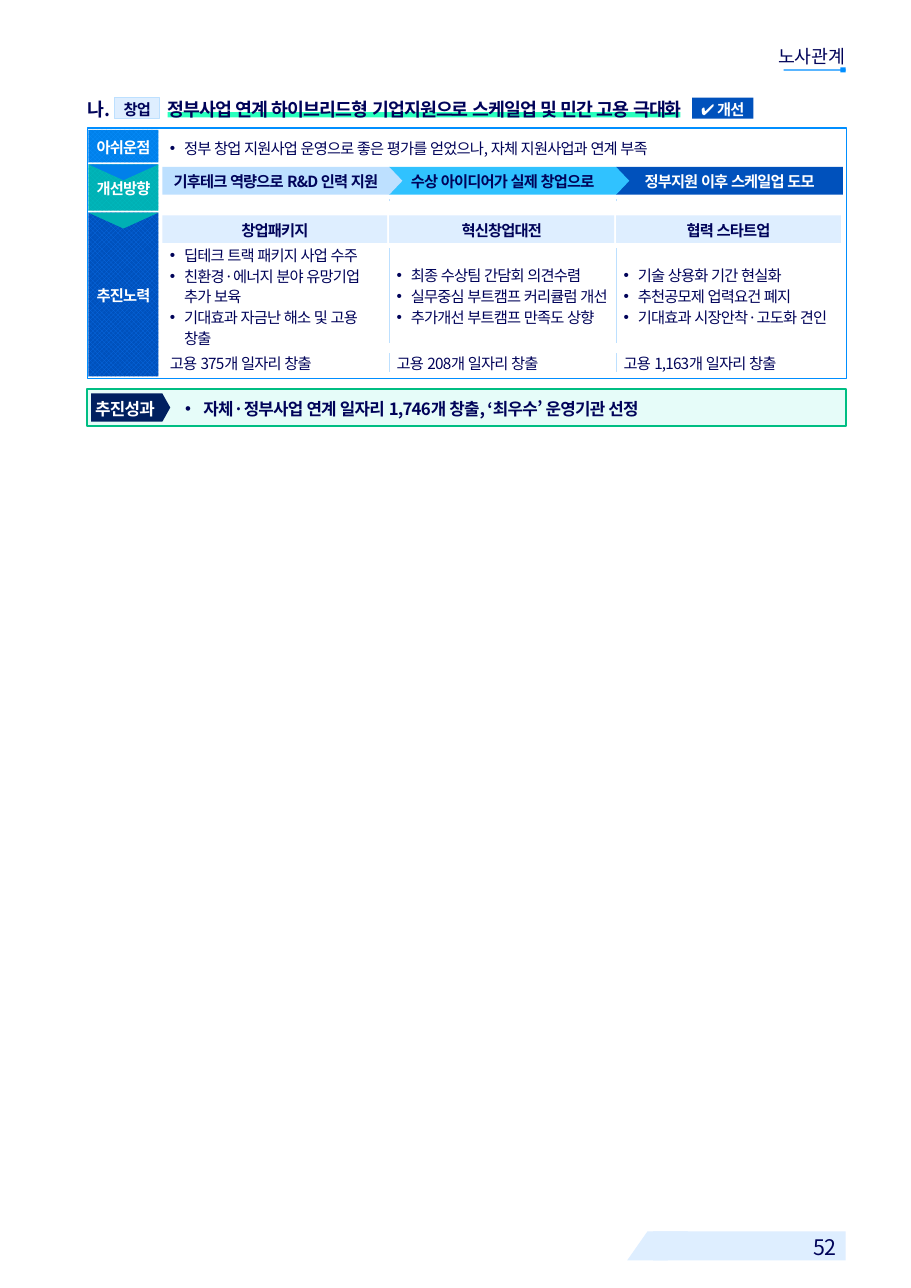
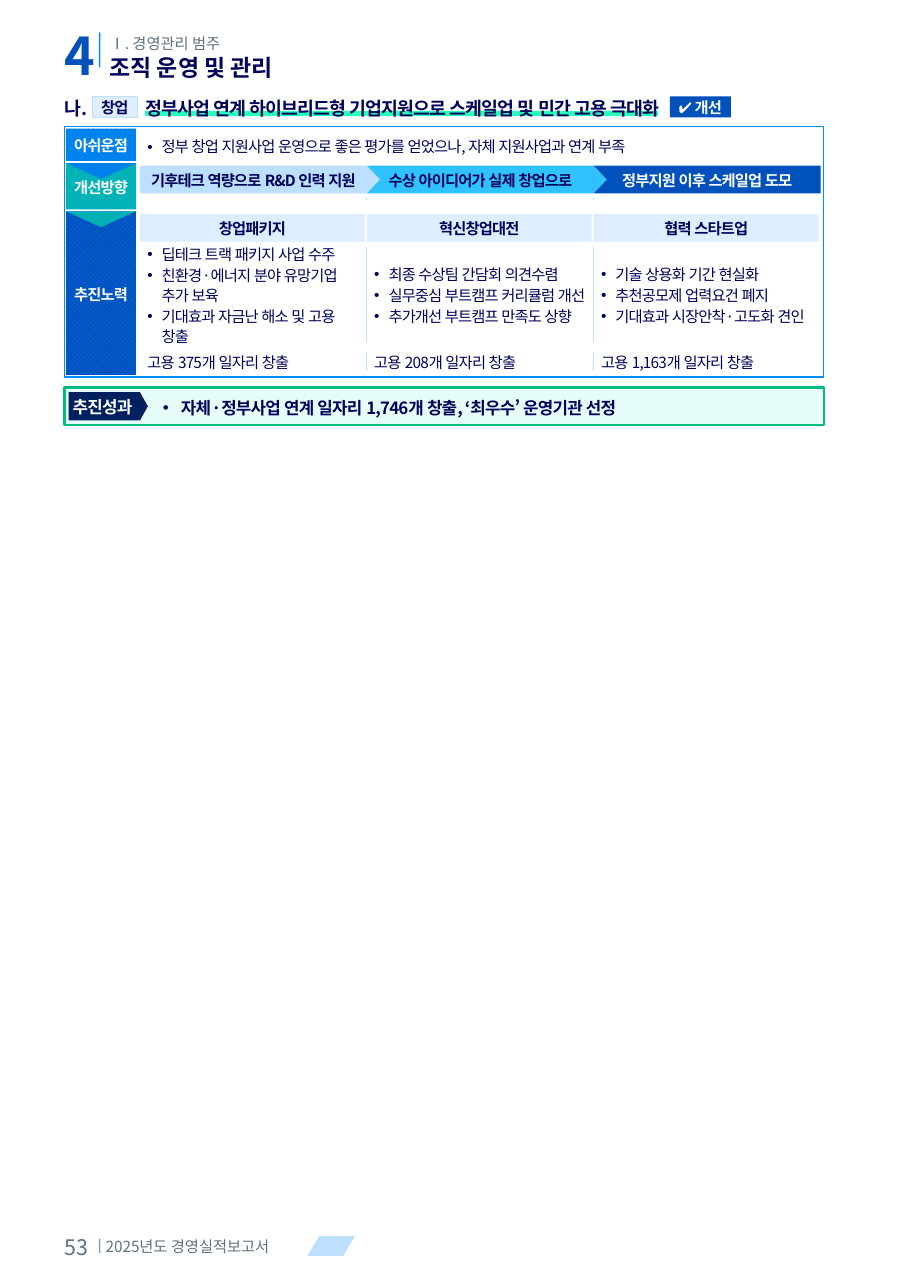
Before and after one commit to khjlsi-creator/claude, a slide deck: slide 53 of korad-경영평가-ppt/KORAD_경영평가_레이아웃_템플릿_A4세로.pptx (slide 52 before the commit). Drawn at 911x1288 pixels with LibreOffice and Linux fonts; fonts in the diff are those of the drawing; background and template pictures are left out. Boxes give left, top, right and bottom in pixels: in the first picture for what was removed or moved away, otherwise in the second. Text is boxed around its words. In the diff, an @@ line names an element or a change of style, - is before the commit and + after.

```diff
--- a/korad-경영평가-ppt/KORAD_경영평가_레이아웃_템플릿_A4세로.pptx
+++ b/korad-경영평가-ppt/KORAD_경영평가_레이아웃_템플릿_A4세로.pptx
@@ text added at (65, 36, 96, 75), 34 pt, text #0051BC, bold @@
+4
@@ rectangle added at (99, 32, 100, 67), fill #008EFF @@
@@ text added at (110, 36, 220, 50), 10 pt, text #5D7280 @@
+Ⅰ. 경영관리 범주
@@ text added at (110, 56, 273, 78), 15 pt, text #000359, bold @@
+조직 운영 및 관리
@@ text removed at (778, 47, 845, 69) @@
-노사관계
@@ rectangle removed at (783, 69, 845, 71) @@
@@ rectangle removed at (840, 67, 846, 73) @@
@@ 18 texts, 14 rectangles, 4 freeform shapes, 3 lines: place and size @@
-18 texts, 14 rectangles, 4 freeform shapes, 3 lines at (87, 97, 846, 426)
+18 texts, 14 rectangles, 4 freeform shapes, 3 lines at (65, 96, 824, 425)
@@ line moved from (389, 354) - (389, 371) to (367, 351) - (367, 370) @@
@@ line moved from (616, 354) - (616, 371) to (594, 351) - (594, 370) @@
@@ 4 texts, 1 pentagon arrow: place and size @@
-4 texts, 1 pentagon arrow at (91, 141, 647, 422)
+4 texts, 1 pentagon arrow at (68, 139, 625, 421)
@@ text added at (65, 1239, 89, 1255), 14 pt, text #5D7280 @@
+53
@@ rectangle added at (99, 1239, 100, 1254), fill #8D9CBF @@
@@ text added at (106, 1239, 269, 1253), 10 pt, text #5D7280 @@
+2025년도 경영실적보고서
@@ parallelogram added at (307, 1236, 355, 1256), fill #BDE0FF @@
@@ parallelogram removed at (627, 1232, 687, 1260) @@
@@ rectangle removed at (653, 1232, 846, 1260) @@
@@ text removed at (813, 1239, 837, 1256) @@
-52
```
Also in this commit, not shown: 39 other slides changed, 6 slides added, 5 slides removed, 3 other files.
